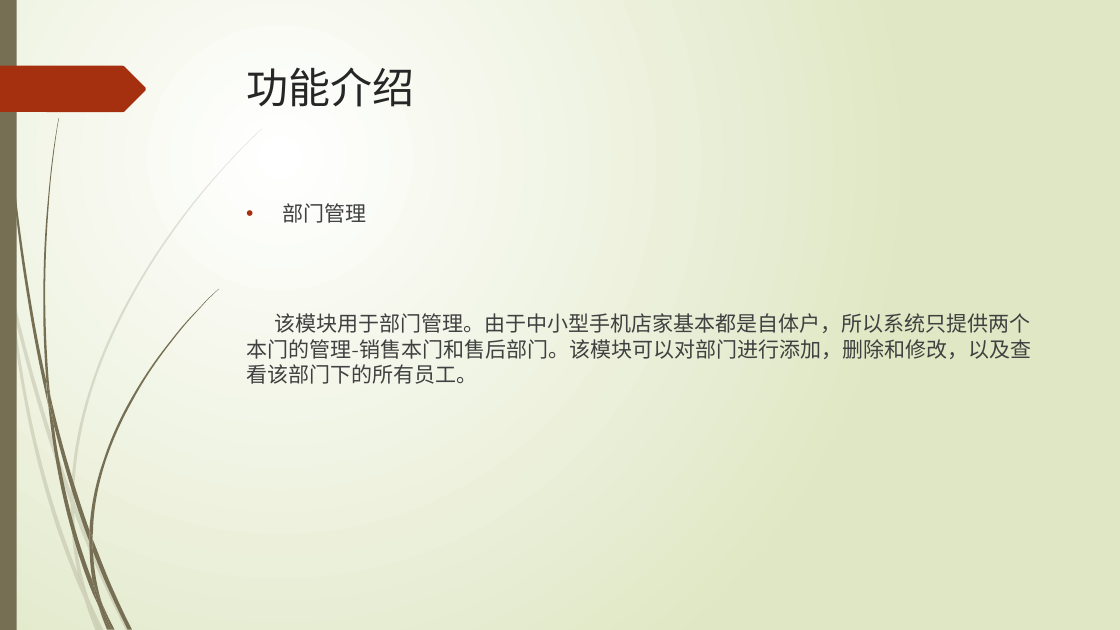
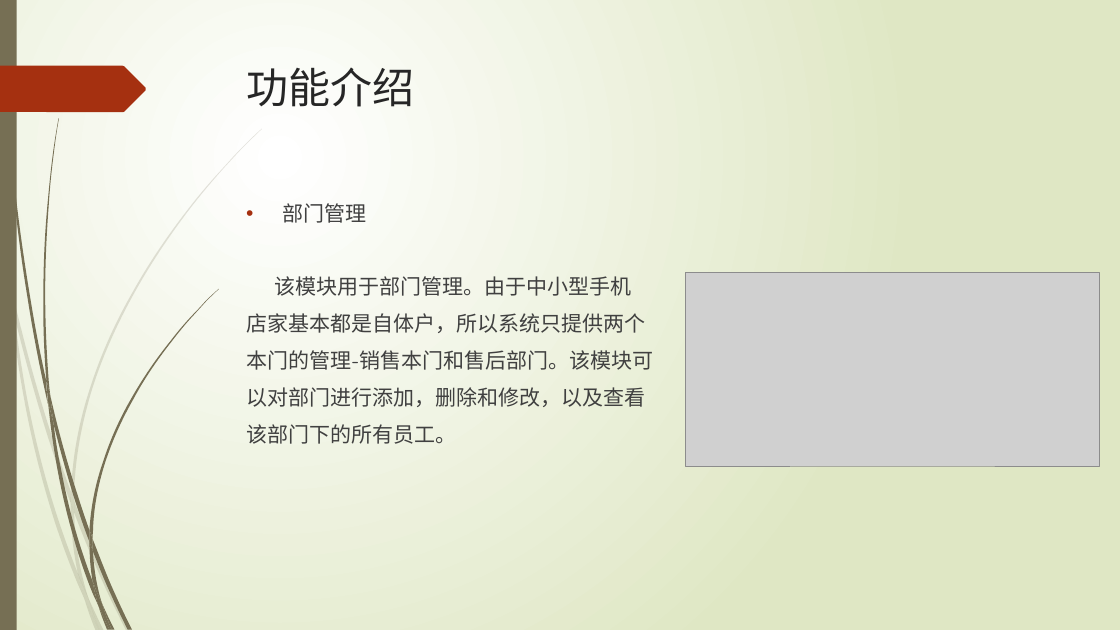
Before and after one commit to LNNying/CompletionReport, a slide deck: slide 8 of 软外4-刘宁宁201540704137-产品说明.pptx. Drawn at 1120x630 pixels with LibreOffice and Linux fonts; fonts in the diff are those of the drawing; grey boxes stand for pictures. Boxes give left, top, right and bottom in pixels: in the first picture for what was removed or moved away, otherwise in the second. Text is boxed around its words. In the diff, an @@ line names an element or a change of style, - is before the commit and + after.

Commit message:
修改产品文档

```diff
--- a/软外4-刘宁宁201540704137-产品说明.pptx
+++ b/软外4-刘宁宁201540704137-产品说明.pptx
@@ text at (246,276,653,444): text changed @@
-该模块用于部门管理。由于中小型手机店家基本都是自体户，所以系统只提供两个本门的管理-销售本门和售后部门。该模块可以对部门进行添加，删除和修改，以及查看该部门下的所有员工。
+该模块用于部门管理。由于中小型手机
+店家基本都是自体户，所以系统只提供两个
+本门的管理-销售本门和售后部门。该模块可
+以对部门进行添加，删除和修改，以及查看
+该部门下的所有员工。
@@ picture added at (686,273,1100,466) @@
```
Also in this commit, not shown: 11 other slides changed.
